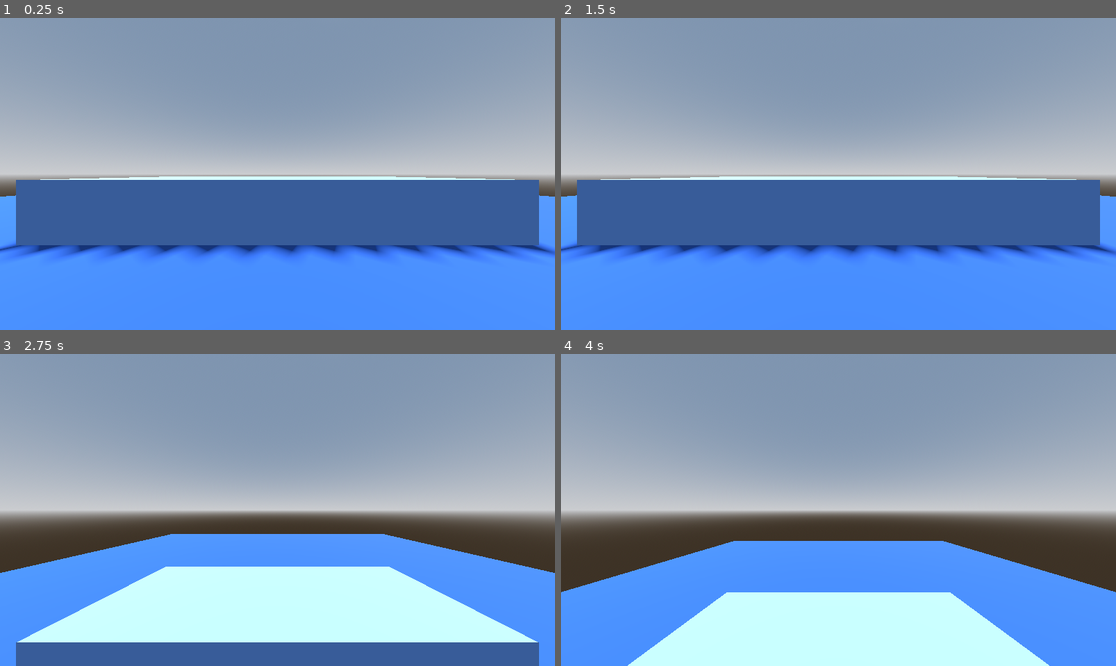
Above: before the commit, frames 1-4 (two rows, left to right).
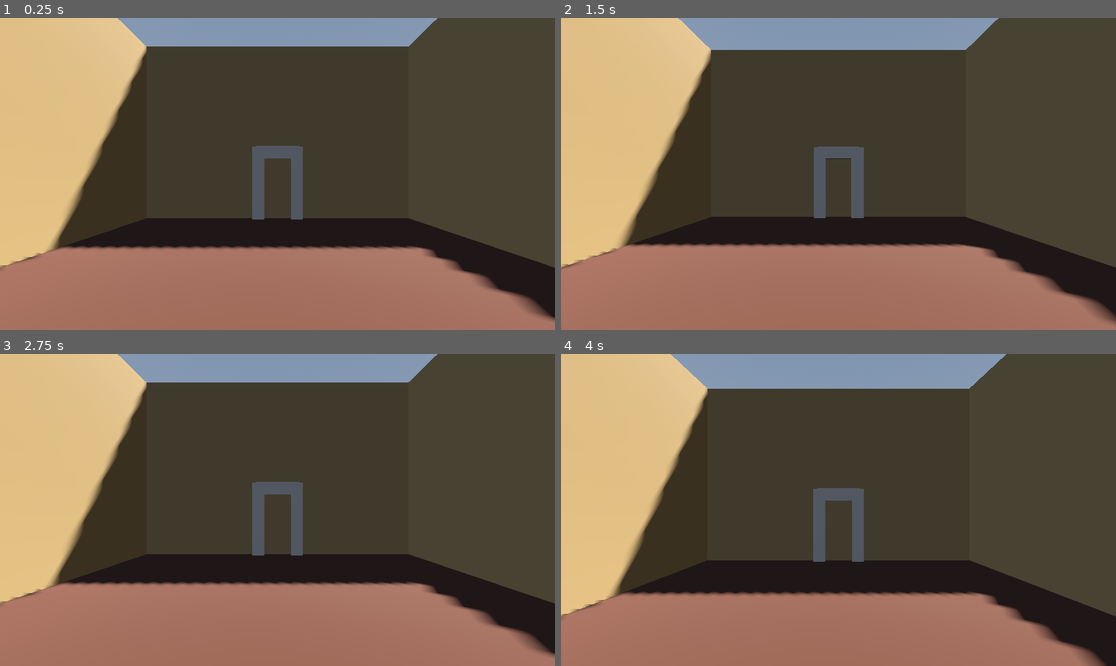
Above: after the commit, the same moments.

Repository: fbcs-hailey/GameJam3
Game: Godot game, scene res://main/main.tscn
The game is run twice, just before and just after one commit, with the same random seed, the same clock (stepped at 60 frames per second) and the same inputs.
Inputs (mouse positions are in pixels of both pictures, inside the frame that each line leads up to):
- Up to frame 1 (0.25 s): no input
- Up to frame 2 (1.5 s): tap Enter at 0.5 s; move the mouse to (960, 158) at 0.52 s; tap Mouse wheel down (zoom_in, bound only after the commit) at 0.6 s; tap Mouse wheel up (zoom_out, bound only after the commit) at 0.8, 1.35 s; move the mouse to (727, 189) at 1.27 s
- Up to frame 3 (2.75 s): tap Mouse wheel down (zoom_in, bound only after the commit) at 1.55, 2.1 s; tap Space at 2 s; move the mouse to (333, 441) at 2.02 s; tap Mouse wheel up (zoom_out, bound only after the commit) at 2.3 s
- Up to frame 4 (4 s): move the mouse to (810, 572) at 2.77 s; tap Mouse wheel up (zoom_out, bound only after the commit) at 2.85, 3.8 s; tap Mouse wheel down (zoom_in, bound only after the commit) at 3.05, 3.6 s; tap Enter at 3.5 s; move the mouse to (1005, 556) at 3.52 s

The runs differ from the first frame. In frame 1, 95% of the frame differs, in the area x 0-100%, y 0-100%; in frame 2, 95%; in frame 3, 89%; in frame 4, 86%.

Commit message:
polish movement

Diff:
--- /dev/null
+++ b/new-game-project/home/basement.tscn
@@ -0,0 +1,64 @@
+[gd_scene format=3 uid="uid://c4slb7dyrrh8u"]
+
+[ext_resource type="PackedScene" uid="uid://oqg7syqcxp3g" path="res://home/door.tscn" id="1_ol8iu"]
+
+[sub_resource type="ProceduralSkyMaterial" id="ProceduralSkyMaterial_60g8j"]
+sky_horizon_color = Color(0.66224277, 0.6717428, 0.6867428, 1)
+ground_horizon_color = Color(0.66224277, 0.6717428, 0.6867428, 1)
+
+[sub_resource type="Sky" id="Sky_ol8iu"]
+sky_material = SubResource("ProceduralSkyMaterial_60g8j")
+
+[sub_resource type="Environment" id="Environment_g2qr7"]
+background_mode = 2
+sky = SubResource("Sky_ol8iu")
+tonemap_mode = 2
+
+[sub_resource type="StandardMaterial3D" id="StandardMaterial3D_60g8j"]
+albedo_color = Color(0.18530759, 0.08450966, 0.00750433, 1)
+
+[sub_resource type="StandardMaterial3D" id="StandardMaterial3D_ol8iu"]
+albedo_color = Color(0.4679042, 0.401645, 0.27824205, 1)
+
+[node name="basement" type="Node3D" unique_id=2052776141]
+
+[node name="WorldEnvironment" type="WorldEnvironment" parent="." unique_id=1204507003]
+environment = SubResource("Environment_g2qr7")
+
+[node name="DirectionalLight3D" type="DirectionalLight3D" parent="." unique_id=1407521642]
+transform = Transform3D(-0.8660254, -0.43301278, 0.25, 0, 0.49999997, 0.86602545, -0.50000006, 0.75, -0.43301266, 0, 0, 0)
+shadow_enabled = true
+
+[node name="base" type="Node3D" parent="." unique_id=559488990]
+
+[node name="floor" type="CSGBox3D" parent="base" unique_id=8548080]
+use_collision = true
+size = Vector3(5, 0.1, 5)
+material = SubResource("StandardMaterial3D_60g8j")
+
+[node name="wall1" type="CSGBox3D" parent="base" unique_id=1462321959]
+transform = Transform3D(1, 0, 0, 0, 1, 0, 0, 0, 1, -2.5, 1.5, 0)
+use_collision = true
+size = Vector3(0.5, 3, 5)
+material = SubResource("StandardMaterial3D_ol8iu")
+
+[node name="wall2" type="CSGBox3D" parent="base" unique_id=12325901]
+transform = Transform3D(1, 0, 0, 0, 1, 0, 0, 0, 1, 2.5, 1.5, 0)
+use_collision = true
+size = Vector3(0.5, 3, 5)
+material = SubResource("StandardMaterial3D_ol8iu")
+
+[node name="wall3" type="CSGBox3D" parent="base" unique_id=1258421491]
+transform = Transform3D(-4.3711385e-08, 0, 0.99999994, 0, 1, 0, -0.99999994, 0, -4.3711385e-08, -0.06, 1.5, -2.5)
+use_collision = true
+size = Vector3(0.5, 3, 5)
+material = SubResource("StandardMaterial3D_ol8iu")
+
+[node name="wall4" type="CSGBox3D" parent="base" unique_id=266905553]
+transform = Transform3D(-4.371138e-08, 0, 0.9999999, 0, 1, 0, -0.9999999, 0, -4.371138e-08, -0.059999995, 1.5, 2.4999995)
+use_collision = true
+size = Vector3(0.5, 3, 5)
+material = SubResource("StandardMaterial3D_ol8iu")
+
+[node name="door" parent="." unique_id=1334904856 instance=ExtResource("1_ol8iu")]
+transform = Transform3D(1, 0, 0, 0, 1, 0, 0, 0, 1, 0, -0.03633499, -2.1976635)
--- /dev/null
+++ b/new-game-project/home/door.tscn
@@ -0,0 +1,26 @@
+[gd_scene format=3 uid="uid://oqg7syqcxp3g"]
+
+[sub_resource type="StandardMaterial3D" id="StandardMaterial3D_m57jh"]
+albedo_color = Color(0.38421947, 0.32734427, 0.22124857, 1)
+
+[sub_resource type="PlaneMesh" id="PlaneMesh_x0eqs"]
+size = Vector2(0.7, 1.5)
+
+[node name="door" type="Node3D" unique_id=1334904856]
+
+[node name="frame" type="CSGBox3D" parent="." unique_id=1065674671]
+transform = Transform3D(1, 0, 0, 0, 1.0000001, 0, 0, 0, 1.0000001, 0, 1.2110679, 0)
+size = Vector3(0.7, 0.2, 0.1)
+
+[node name="CSGBox3D2" type="CSGBox3D" parent="frame" unique_id=635069220]
+transform = Transform3D(-4.371139e-08, -1.0000001, 0, 0.9999999, -4.371139e-08, 0, 0, 0, 1, 0.32897782, -0.55453146, 0)
+size = Vector3(1.299707, 0.2, 0.1)
+
+[node name="CSGBox3D3" type="CSGBox3D" parent="frame" unique_id=573875233]
+transform = Transform3D(-4.371139e-08, -1.0000001, 0, 0.9999999, -4.371139e-08, 0, 0, 0, 1, -0.32265854, -0.55453146, 0)
+size = Vector3(1.299707, 0.2, 0.1)
+
+[node name="MeshInstance3D" type="MeshInstance3D" parent="." unique_id=1849231112]
+transform = Transform3D(1, 0, 0, 0, -4.3711385e-08, 0.99999994, 0, -0.99999994, -4.3711385e-08, 0, 0.42493498, 0)
+material_override = SubResource("StandardMaterial3D_m57jh")
+mesh = SubResource("PlaneMesh_x0eqs")
--- a/new-game-project/main/main.tscn
+++ b/new-game-project/main/main.tscn
@@ -1,4 +1,7 @@
 [gd_scene format=3 uid="uid://ekvt1amehlo"]
+
+[ext_resource type="PackedScene" uid="uid://byque4w54oowj" path="res://player/player.tscn" id="1_53q0u"]
+[ext_resource type="PackedScene" uid="uid://c4slb7dyrrh8u" path="res://home/basement.tscn" id="2_pjrb6"]
 
 [sub_resource type="ProceduralSkyMaterial" id="ProceduralSkyMaterial_4hihk"]
 sky_horizon_color = Color(0.66224277, 0.6717428, 0.6867428, 1)
@@ -18,57 +21,6 @@
 [sub_resource type="StandardMaterial3D" id="StandardMaterial3D_53q0u"]
 albedo_color = Color(0.41600475, 0.6007594, 0.88724643, 1)
 
-[sub_resource type="GDScript" id="GDScript_pjrb6"]
-script/source = "extends CharacterBody3D
-
-
-const SPEED = 3.0
-const JUMP_VELOCITY = 4.5
-
-@onready var camera: Camera3D = $Camera3D
-
-@export_range(0.0,1) var speed_rotate:=0.05
-
-func _physics_process(delta: float) -> void:
-	# Add the gravity.
-	if not is_on_floor():
-		velocity += get_gravity() * delta
-
-	# Handle jump.
-	if Input.is_action_just_pressed(\"ui_accept\") and is_on_floor():
-		velocity.y = JUMP_VELOCITY
-
-	# Get the input direction and handle the movement/deceleration.
-	# As good practice, you should replace UI actions with custom gameplay actions.
-	var input_dir := Input.get_vector(\"left\", \"right\", \"up\", \"down\")
-	var direction := (transform.basis * Vector3(input_dir.x, 0, input_dir.y)).normalized()
-	if direction:
-		velocity.x = direction.x * SPEED
-		velocity.z = direction.z * SPEED
-	else:
-		velocity.x = move_toward(velocity.x, 0, SPEED)
-		velocity.z = move_toward(velocity.z, 0, SPEED)
-	move_and_slide()
-
-func _input(event: InputEvent) -> void:
-	if event.is_action(\"left_rotate\"):
-		camera.rotation.y+=speed_rotate
-	if event.is_action(\"right_rotate\"):
-		camera.rotation.y-=speed_rotate
-	if event.is_action(\"up_rotate\"):
-		camera.rotation.x+=speed_rotate
-	if event.is_action(\"down_rotate\"):
-		camera.rotation.x-=speed_rotate
-"
-
-[sub_resource type="CapsuleMesh" id="CapsuleMesh_xwkvk"]
-radius = 0.1
-height = 0.5
-
-[sub_resource type="CapsuleShape3D" id="CapsuleShape3D_c651c"]
-radius = 0.1
-height = 0.5
-
 [node name="Main" type="Node3D" unique_id=1392634343]
 
 [node name="WorldEnvironment" type="WorldEnvironment" parent="." unique_id=379042407]
@@ -79,26 +31,17 @@
 shadow_enabled = true
 
 [node name="floor" type="CSGBox3D" parent="." unique_id=1886478138]
+visible = false
 use_collision = true
 size = Vector3(10, 0.25, 10)
 material = SubResource("StandardMaterial3D_4hihk")
 
-[node name="platform" type="CSGBox3D" parent="." unique_id=709789248]
+[node name="platform" type="CSGBox3D" parent="floor" unique_id=709789248]
+visible = false
 use_collision = true
 size = Vector3(3, 1, 1)
 material = SubResource("StandardMaterial3D_53q0u")
 
-[node name="player" type="CharacterBody3D" parent="." unique_id=1196410548]
-script = SubResource("GDScript_pjrb6")
+[node name="player" parent="." unique_id=737716241 instance=ExtResource("1_53q0u")]
 
-[node name="MeshInstance3D" type="MeshInstance3D" parent="player" unique_id=1964690366]
-transform = Transform3D(1, 0, 0, 0, 1, 0, 0, 0, 1, 0, 0.50356245, 1.3265874)
-mesh = SubResource("CapsuleMesh_xwkvk")
-
-[node name="CollisionShape3D" type="CollisionShape3D" parent="player" unique_id=890115503]
-transform = Transform3D(1, 0, 0, 0, 1, 0, 0, 0, 1, 0, 0.50356245, 1.3265874)
-shape = SubResource("CapsuleShape3D_c651c")
-
-[node name="Camera3D" type="Camera3D" parent="player" unique_id=1010572741]
-transform = Transform3D(1, 0, 0, 0, 1, 0, 0, 0, 1, 0, 0.66341186, 1.2504202)
-fov = 100.0
+[node name="basement" parent="." unique_id=2052776141 instance=ExtResource("2_pjrb6")]
--- /dev/null
+++ b/new-game-project/player/player.tscn
@@ -0,0 +1,73 @@
+[gd_scene format=3 uid="uid://byque4w54oowj"]
+
+[sub_resource type="GDScript" id="GDScript_pjrb6"]
+script/source = "extends CharacterBody3D
+
+
+const SPEED = 2.0
+const JUMP_VELOCITY = 2.5
+
+@onready var camera: Camera3D = $Camera3D
+
+@export_range(0.0,1) var speed_rotate:=0.05
+
+func _physics_process(delta: float) -> void:
+	# Add the gravity.
+	if not is_on_floor():
+		velocity += get_gravity() * delta
+
+	# Handle jump.
+	if Input.is_action_just_pressed(\"ui_accept\") and is_on_floor():
+		velocity.y = JUMP_VELOCITY
+
+	# Get the input direction and handle the movement/deceleration.
+	# As good practice, you should replace UI actions with custom gameplay actions.
+	var input_dir := Input.get_vector(\"left\", \"right\", \"up\", \"down\")
+	var direction := (transform.basis * Vector3(input_dir.x, 0, input_dir.y)).normalized()
+	if direction:
+		velocity.x = direction.x * SPEED
+		velocity.z = direction.z * SPEED
+	else:
+		velocity.x = move_toward(velocity.x, 0, SPEED)
+		velocity.z = move_toward(velocity.z, 0, SPEED)
+	move_and_slide()
+
+
+func _input(event: InputEvent) -> void:
+	if event.is_action(\"left_rotate\"):
+		rotation.y+=speed_rotate
+	elif event.is_action(\"right_rotate\"):
+		rotation.y-=speed_rotate
+	elif event.is_action(\"up_rotate\"):
+		rotation.x+=speed_rotate
+	elif event.is_action(\"down_rotate\"):
+		rotation.x-=speed_rotate
+	if event.is_action('zoom_in'):
+		camera.fov-=.7
+	if event.is_action('zoom_out'):
+		camera.fov+=.7
+"
+
+[sub_resource type="CapsuleMesh" id="CapsuleMesh_xwkvk"]
+radius = 0.1
+height = 1.0
+
+[sub_resource type="CapsuleShape3D" id="CapsuleShape3D_c651c"]
+radius = 0.1
+height = 0.5
+
+[node name="player" type="CharacterBody3D" unique_id=737716241]
+script = SubResource("GDScript_pjrb6")
+speed_rotate = 0.035
+
+[node name="MeshInstance3D" type="MeshInstance3D" parent="." unique_id=429277886]
+transform = Transform3D(1, 0, 0, 0, 1, 0, 0, 0, 1, 0, 0.6219428, 1.3265874)
+visible = false
+mesh = SubResource("CapsuleMesh_xwkvk")
+
+[node name="CollisionShape3D" type="CollisionShape3D" parent="." unique_id=783323228]
+transform = Transform3D(1, 0, 0, 0, 1, 0, 0, 0, 1, 0, 0.50356245, 1.3265874)
+shape = SubResource("CapsuleShape3D_c651c")
+
+[node name="Camera3D" type="Camera3D" parent="." unique_id=518451547]
+transform = Transform3D(1, 0, 0, 0, 1, 0, 0, 0, 1, 0, 0.9379327, 1.2504202)
--- a/new-game-project/project.godot
+++ b/new-game-project/project.godot
@@ -19,42 +19,52 @@
 
 left={
 "deadzone": 0.2,
-"events": [Object(InputEventKey,"resource_local_to_scene":fa …(140 unchanged characters)… d":false,"keycode":0,"physical_keycode":65,"key_label":0,"unicode":97,"location":0,"echo":false,"script":null)
+"events": [Object(InputEventKey,"resource_local_to_scene":fa …(140 unchanged characters)… d":false,"keycode":0,"physical_keycode":4194319,"key_label":0,"unicode":0,"location":0,"echo":false,"script":null)
 ]
 }
 right={
 "deadzone": 0.2,
-"events": [Object(InputEventKey,"resource_local_to_scene":fa …(140 unchanged characters)… d":false,"keycode":0,"physical_keycode":68,"key_label":0,"unicode":100,"location":0,"echo":false,"script":null)
+"events": [Object(InputEventKey,"resource_local_to_scene":fa …(140 unchanged characters)… d":false,"keycode":0,"physical_keycode":4194321,"key_label":0,"unicode":0,"location":0,"echo":false,"script":null)
 ]
 }
 up={
 "deadzone": 0.2,
-"events": [Object(InputEventKey,"resource_local_to_scene":fa …(140 unchanged characters)… d":false,"keycode":0,"physical_keycode":87,"key_label":0,"unicode":119,"location":0,"echo":false,"script":null)
+"events": [Object(InputEventKey,"resource_local_to_scene":fa …(140 unchanged characters)… d":false,"keycode":0,"physical_keycode":4194320,"key_label":0,"unicode":0,"location":0,"echo":false,"script":null)
 ]
 }
 down={
 "deadzone": 0.2,
-"events": [Object(InputEventKey,"resource_local_to_scene":fa …(140 unchanged characters)… d":false,"keycode":0,"physical_keycode":83,"key_label":0,"unicode":115,"location":0,"echo":false,"script":null)
+"events": [Object(InputEventKey,"resource_local_to_scene":fa …(140 unchanged characters)… d":false,"keycode":0,"physical_keycode":4194322,"key_label":0,"unicode":0,"location":0,"echo":false,"script":null)
 ]
 }
 up_rotate={
 "deadzone": 0.2,
-"events": [Object(InputEventKey,"resource_local_to_scene":fa …(140 unchanged characters)… d":false,"keycode":0,"physical_keycode":4194320,"key_label":0,"unicode":0,"location":0,"echo":false,"script":null)
+"events": [Object(InputEventKey,"resource_local_to_scene":fa …(140 unchanged characters)… d":false,"keycode":0,"physical_keycode":87,"key_label":0,"unicode":119,"location":0,"echo":false,"script":null)
 ]
 }
 down_rotate={
 "deadzone": 0.2,
-"events": [Object(InputEventKey,"resource_local_to_scene":fa …(140 unchanged characters)… d":false,"keycode":0,"physical_keycode":4194322,"key_label":0,"unicode":0,"location":0,"echo":false,"script":null)
+"events": [Object(InputEventKey,"resource_local_to_scene":fa …(140 unchanged characters)… d":false,"keycode":0,"physical_keycode":83,"key_label":0,"unicode":115,"location":0,"echo":false,"script":null)
 ]
 }
 right_rotate={
 "deadzone": 0.2,
-"events": [Object(InputEventKey,"resource_local_to_scene":fa …(140 unchanged characters)… d":false,"keycode":0,"physical_keycode":4194321,"key_label":0,"unicode":0,"location":0,"echo":false,"script":null)
+"events": [Object(InputEventKey,"resource_local_to_scene":fa …(140 unchanged characters)… d":false,"keycode":0,"physical_keycode":68,"key_label":0,"unicode":100,"location":0,"echo":false,"script":null)
 ]
 }
 left_rotate={
 "deadzone": 0.2,
-"events": [Object(InputEventKey,"resource_local_to_scene":fa …(140 unchanged characters)… d":false,"keycode":0,"physical_keycode":4194319,"key_label":0,"unicode":0,"location":0,"echo":false,"script":null)
+"events": [Object(InputEventKey,"resource_local_to_scene":fa …(140 unchanged characters)… d":false,"keycode":0,"physical_keycode":65,"key_label":0,"unicode":97,"location":0,"echo":false,"script":null)
+]
+}
+zoom_in={
+"deadzone": 0.2,
+"events": [Object(InputEventMouseButton,"resource_local_to_scene":false,"resource_name":"","device":-1,"window_id":0,"alt_pressed":false,"shift_pressed":false,"ctrl_pressed":false,"meta_pressed":false,"button_mask":0,"position":Vector2(0, 0),"global_position":Vector2(0, 0),"factor":1.0,"button_index":5,"canceled":false,"pressed":false,"double_click":false,"script":null)
+]
+}
+zoom_out={
+"deadzone": 0.2,
+"events": [Object(InputEventMouseButton,"resource_local_to_scene":false,"resource_name":"","device":-1,"window_id":0,"alt_pressed":false,"shift_pressed":false,"ctrl_pressed":false,"meta_pressed":false,"button_mask":0,"position":Vector2(0, 0),"global_position":Vector2(0, 0),"factor":1.0,"button_index":4,"canceled":false,"pressed":false,"double_click":false,"script":null)
 ]
 }
 
